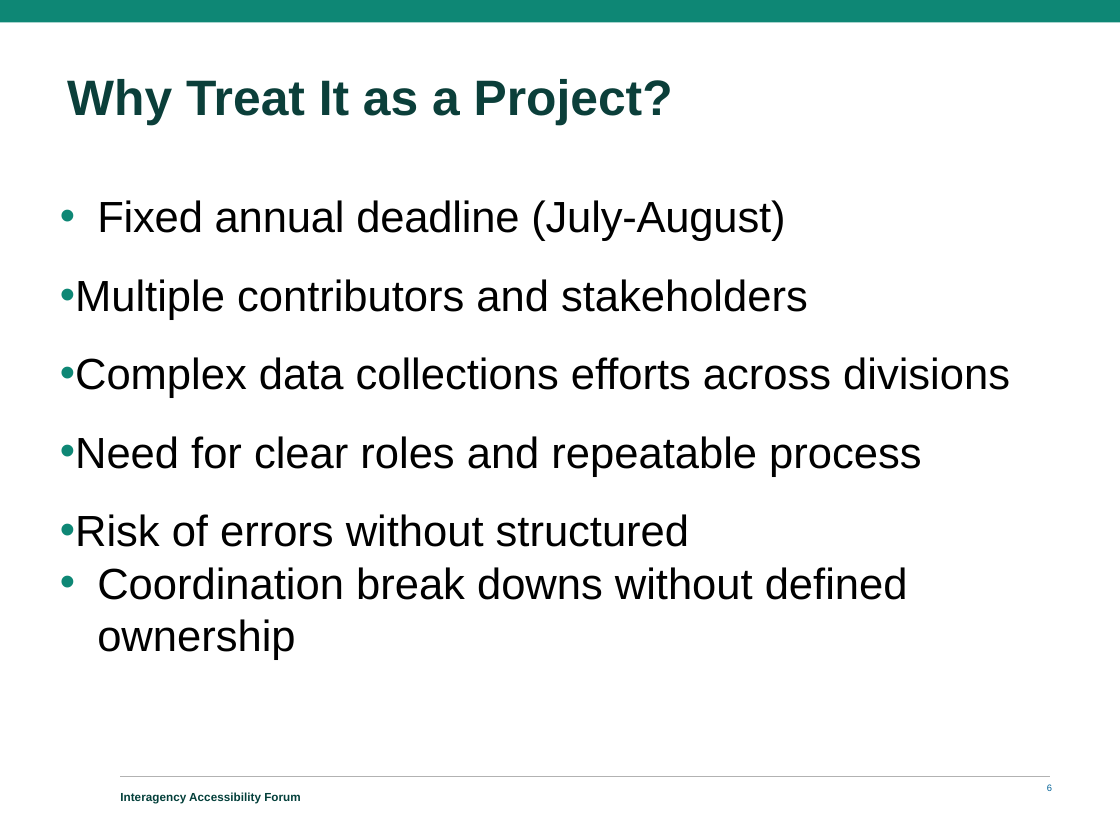
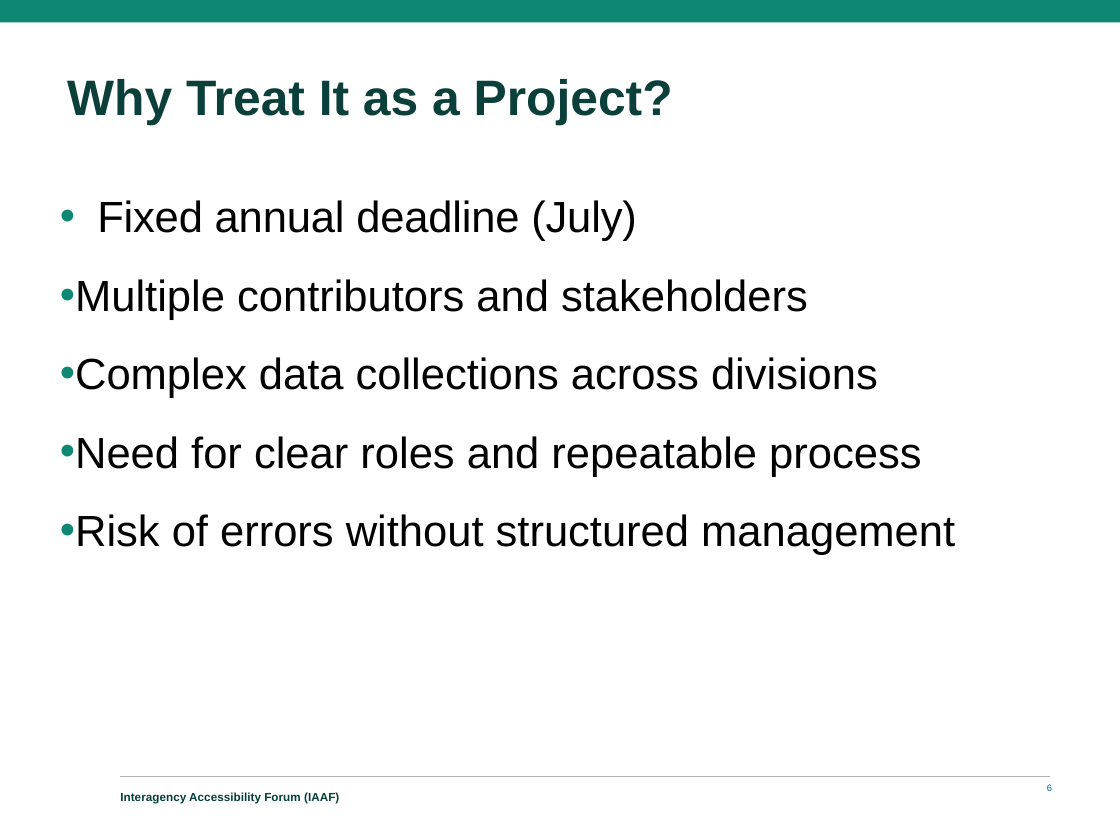
Before and after one commit to GSA/Section508.gov, a slide deck: slide 6 of assets/files/iaaf/2025/IAAF-2025-Enhancing-Your-Section-508-Assessment.pptx. Drawn at 1120x840 pixels with LibreOffice and Linux fonts; fonts in the diff are those of the drawing; background and template pictures are left out. Boxes give left, top, right and bottom in pixels: in the first picture for what was removed or moved away, otherwise in the second. Text is boxed around its words. In the diff, an @@ line names an element or a change of style, - is before the commit and + after.

Commit message:
Update IAAF files, PM List

```diff
--- a/assets/files/iaaf/2025/IAAF-2025-Enhancing-Your-Section-508-Assessment.pptx
+++ b/assets/files/iaaf/2025/IAAF-2025-Enhancing-Your-Section-508-Assessment.pptx
@@ text at bbox=[97, 200, 637, 241]: text changed @@
-• Fixed annual deadline (July-August)
+• Fixed annual deadline (July)
@@ text at bbox=[60, 357, 878, 398]: text changed @@
-• Complex data collections efforts across divisions
+• Complex data collections across divisions
@@ text at bbox=[60, 514, 955, 555]: text changed @@
-• Risk of errors without structured
-• Coordination break downs without defined ownership
+• Risk of errors without structured management
@@ text at bbox=[120, 792, 339, 803]: text changed @@
-Interagency Accessibility Forum
+Interagency Accessibility Forum (IAAF)
```
Also in this commit, not shown: 22 other slides changed, 1 slide removed, 2 other files.
